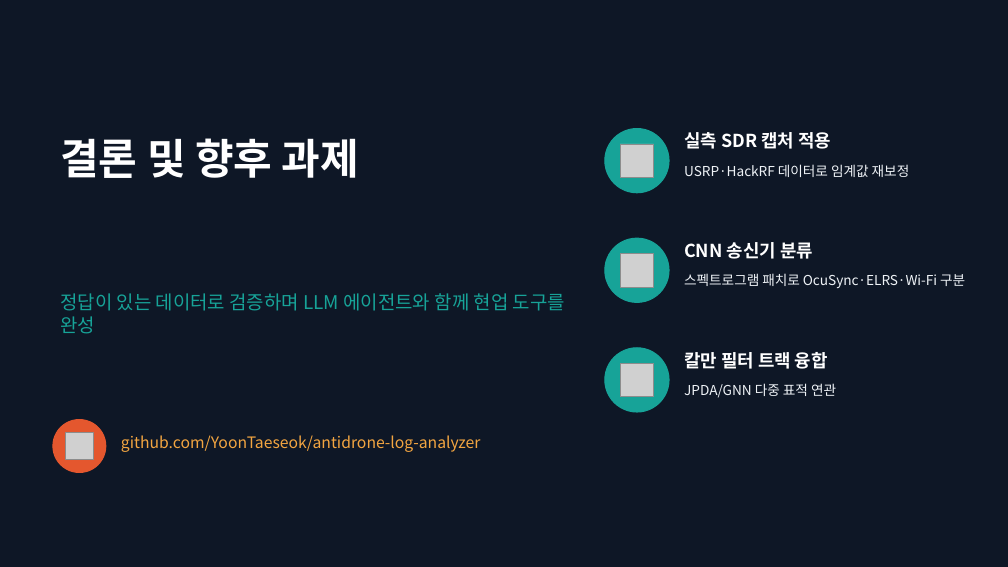
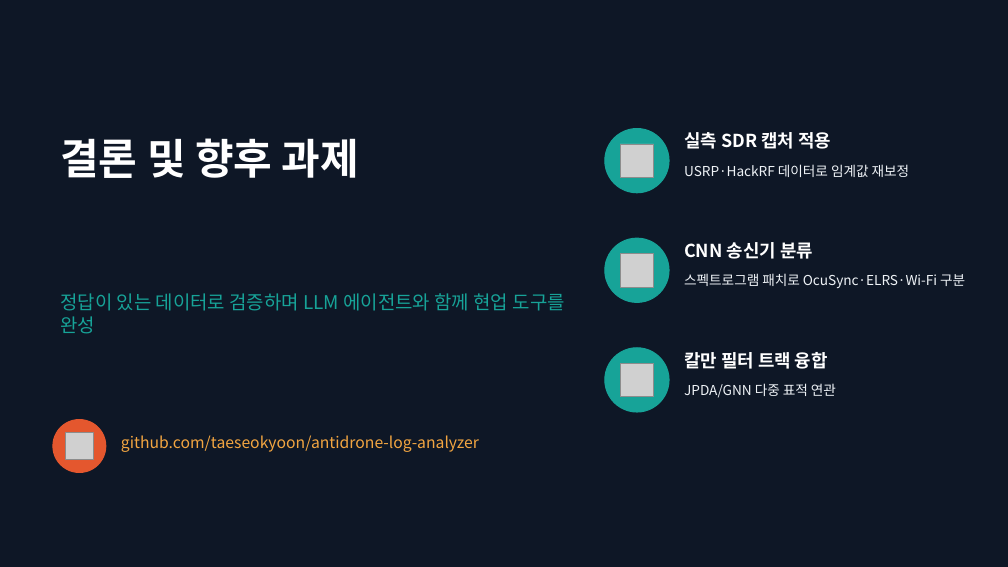
Before and after one commit to taeseokyoon/antidrone-log-analyzer, a slide deck: slide 10 of docs/ADLA_presentation.pptx. Drawn at 1008x567 pixels with LibreOffice and Linux fonts; fonts in the diff are those of the drawing; grey boxes stand for pictures. Boxes give left, top, right and bottom in pixels: in the first picture for what was removed or moved away, otherwise in the second. Text is boxed around its words. In the diff, an @@ line names an element or a change of style, - is before the commit and + after.

```diff
--- a/docs/ADLA_presentation.pptx
+++ b/docs/ADLA_presentation.pptx
@@ text at box(121, 435, 479, 452): text changed @@
-github.com/YoonTaeseok/antidrone-log-analyzer
+github.com/taeseokyoon/antidrone-log-analyzer
```
Also in this commit, not shown: 1 other slide changed, 2 other files.
